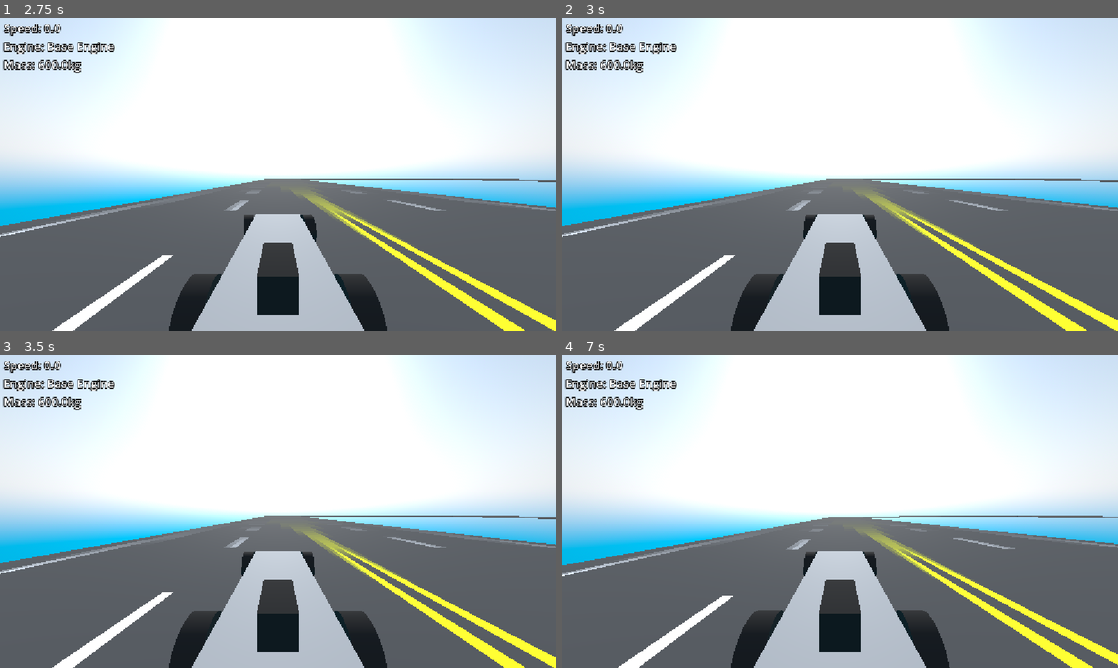
Above: before the commit, frames 1-4 (two rows, left to right).
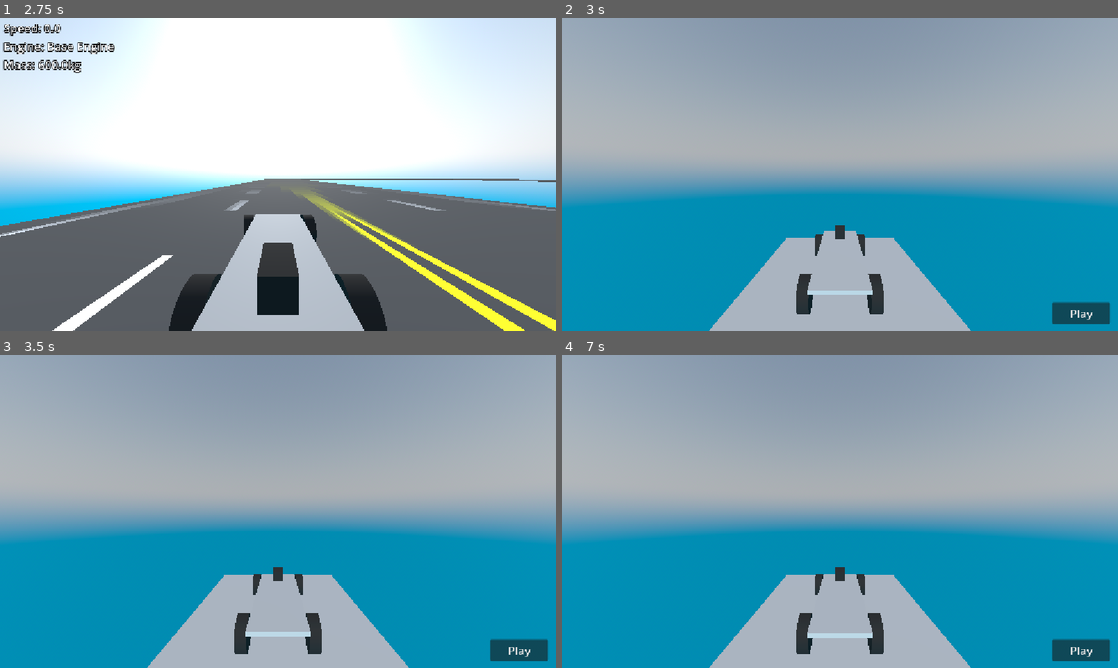
Above: after the commit, the same moments.

Repository: bladeclickers/craft_any_vehicle
Game: Godot game, scene res://scenes/start.tscn
Two runs of this game, one before a commit and one after it. Both use one fixed random seed, a clock stepped at 60 frames per second and the inputs below.
Inputs (mouse positions are in pixels of both pictures, inside the frame that each line leads up to):
- Up to frame 1 (2.75 s): click "Play" at 0.5 s; click "Play" at 1.25 s; tap Enter at 2 s; move the mouse to (400, 158) at 2.02 s; hold Right (ui_right) from 2.03 s (still down); hold A (a) from 2.03 s (still down); click (400, 158) at 2.17 s; tap D (d) at 2.3 s
- Up to frame 2 (3 s): release Right (ui_right) at 2.75 s; release A (a) at 2.75 s; tap R (reset, bound only after the commit) at 2.75 s; drag from (728, 190) to (812, 237) at 2.77 s
- Up to frame 3 (3.5 s): no input
- Up to frame 4 (7 s): click (1079, 649) at 3.5 s, where only the run after the commit has a clickable "Play"; move the mouse to (895, 442) at 4.27 s; hold Right (ui_right) 4.28-5 s; hold S (s) 4.28-5 s; tap W (w) at 4.55 s; drag from (812, 574) to (673, 464) at 5.02 s; move the mouse to (1006, 558) at 5.77 s; hold Left (ui_left) 5.78-6.5 s; hold A (a) 5.78-6.5 s; tap C (camera, bound only after the commit) at 5.85 s; tap R (reset, bound only after the commit) at 6.4 s; drag from (673, 464) to (756, 433) at 6.52 s

Frame 1 is identical in both runs. In frame 2, 96% of the frame differs, in the area x 0-100%, y 0-100%; in frame 3, 96%; in frame 4, 96%.

Commit message:
add different camera perspectives and reset button

Diff:
--- a/assets/base_car.gd
+++ b/assets/base_car.gd
@@ -2,6 +2,8 @@
 
 const BASE_MASS = 500
 const MAX_STEERANGLE = 0.15
+const THIRD_PERSON = Vector3(0, 0.733, -2.667)
+const FIRST_PERSON = Vector3(0, 0.351, 0.661)
 
 var editor_mode = false
 
@@ -26,6 +28,12 @@
 	var speed = linear_velocity.dot(global_transform.basis.z)
 	cam.fov = clamp(lerp(cam.fov, 160 * (speed/40), 2), 80, 120)
 
+	if Input.is_action_just_pressed("camera"):
+		if cam.position == FIRST_PERSON:
+			cam.position = THIRD_PERSON
+		else:
+			cam.position = FIRST_PERSON
+
 	var target_steer = 0.0
 	if Input.is_action_pressed("a"):
 		target_steer = MAX_STEERANGLE
--- a/project.godot
+++ b/project.godot
@@ -56,6 +56,16 @@
 "events": [Object(InputEventMouseButton,"resource_local_to_scene":false,"resource_name":"","device":-1,"window_id":0,"a …(258 unchanged characters)…
 ]
 }
+reset={
+"deadzone": 0.2,
+"events": [Object(InputEventKey,"resource_local_to_scene":false,"resource_name":"","device":-1,"window_id":0,"alt_pressed":false,"shift_pressed":false,"ctrl_pressed":false,"meta_pressed":false,"pressed":false,"keycode":0,"physical_keycode":82,"key_label":0,"unicode":114,"location":0,"echo":false,"script":null)
+]
+}
+camera={
+"deadzone": 0.2,
+"events": [Object(InputEventKey,"resource_local_to_scene":false,"resource_name":"","device":-1,"window_id":0,"alt_pressed":false,"shift_pressed":false,"ctrl_pressed":false,"meta_pressed":false,"pressed":false,"keycode":0,"physical_keycode":67,"key_label":0,"unicode":99,"location":0,"echo":false,"script":null)
+]
+}
 
 [physics]
 
--- a/scenes/track.gd
+++ b/scenes/track.gd
@@ -12,3 +12,6 @@
 	speedometer.text = "Speed: " + str(round(speed*10)/10)
 	engine_identifier.text = "Engine: " + Globals.engine_type
 	mass_identifier.text = "Mass: " + str(car.mass) + "kg"
+
+	if Input.is_action_just_pressed("reset"):
+		get_tree().change_scene_to_file("res://scenes/editor.tscn")
